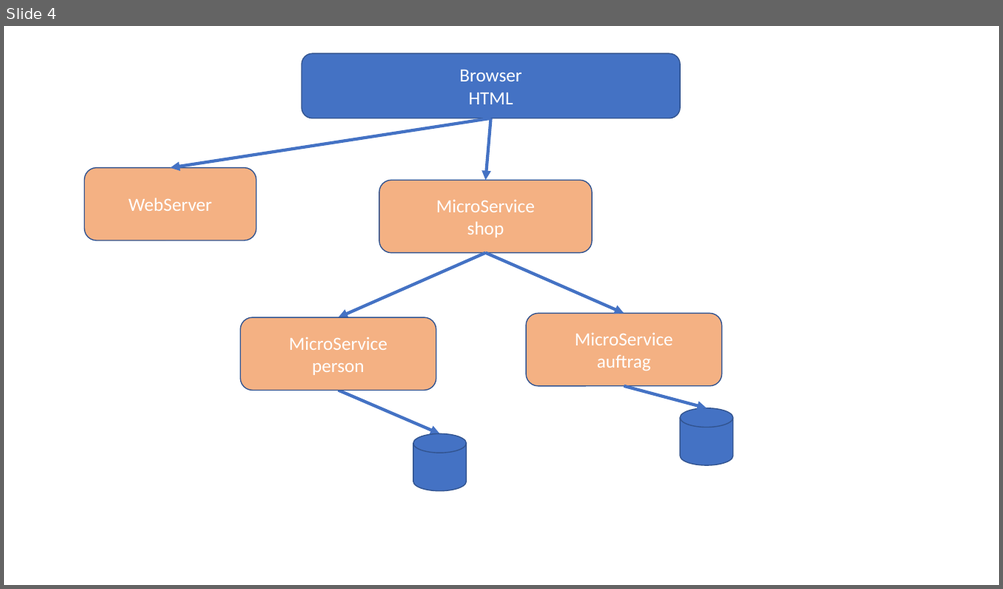
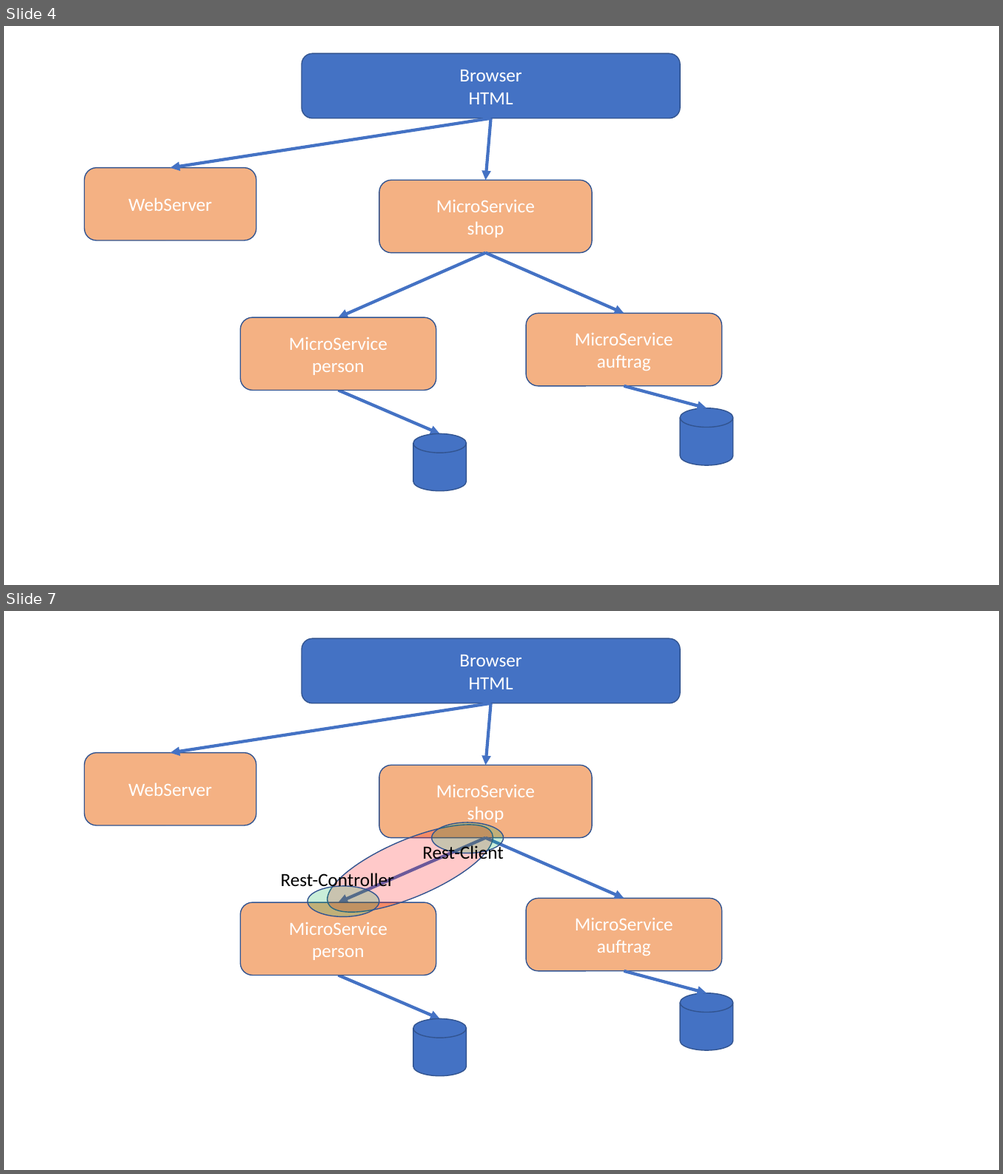
Before and after one commit to igeldo/PR4-SoSe23, a slide deck: Architektur.pptx. Shown one above the other, each under a label of ours: slide 4 before the commit, slides 4 and 7 after it; the slides between them are not shown. The pictures are 1003x589 and 1003x1174 pixels, drawn with LibreOffice and Linux fonts; fonts in the diff are those of the drawing. Boxes give left, top, right and bottom in pixels: in the first picture for what was removed or moved away, otherwise in the second. Text is boxed around its words. In the diff, an @@ line names an element or a change of style, - is before the commit and + after.

Commit message:
update slides

```diff
--- a/Architektur.pptx
+++ b/Architektur.pptx
@@ slide 7 added at box(4, 611, 999, 1170), background #FFFFFF @@
@@ rounded rectangle added at box(301, 638, 680, 703), fill #4472C4, outline #325491 1 pt, 18 pt, text #FFFFFF @@
+Browser
+HTML
@@ arrow added from (490, 703) to (170, 753), #4472C4 3 pt @@
@@ arrow added from (490, 703) to (485, 766), #4472C4 3 pt @@
@@ rounded rectangle added at box(85, 753, 256, 826), fill #F4B183, outline #325491 1 pt, 18 pt, text #FFFFFF @@
+WebServer
@@ rounded rectangle added at box(379, 766, 592, 839), fill #F4B183, outline #325491 1 pt, 18 pt, text #FFFFFF @@
+MicroService
+shop
@@ ellipse added at box(317, 807, 504, 930), fill #FF0000 at 21% opacity, outline #325491 1 pt @@
@@ ellipse added at box(432, 823, 504, 854), fill #00B050 at 21% opacity, outline #325491 1 pt @@
@@ arrow added from (485, 838) to (338, 903), #4472C4 3 pt @@
@@ text added at box(422, 844, 504, 864), 18 pt, text #000000 @@
+Rest-Client
@@ arrow added from (485, 838) to (624, 898), #4472C4 3 pt @@
@@ text added at box(281, 871, 394, 891), 18 pt, text #000000 @@
+Rest-Controller
@@ ellipse added at box(307, 886, 379, 917), fill #00B050 at 21% opacity, outline #325491 1 pt @@
@@ rounded rectangle added at box(526, 898, 722, 971), fill #F4B183, outline #325491 1 pt, 18 pt, text #FFFFFF @@
+MicroService
+auftrag
@@ rounded rectangle added at box(241, 903, 436, 976), fill #F4B183, outline #325491 1 pt, 18 pt, text #FFFFFF @@
+MicroService
+person
@@ arrow added from (338, 976) to (440, 1019), #4472C4 3 pt @@
@@ arrow added from (624, 971) to (706, 994), #4472C4 3 pt @@
@@ cylinder added at box(680, 994, 733, 1051), fill #4472C4, outline #325491 1 pt @@
@@ cylinder added at box(413, 1019, 466, 1076), fill #4472C4, outline #325491 1 pt @@
```
Also in this commit, not shown: 2 other slides added, 10 other files.
